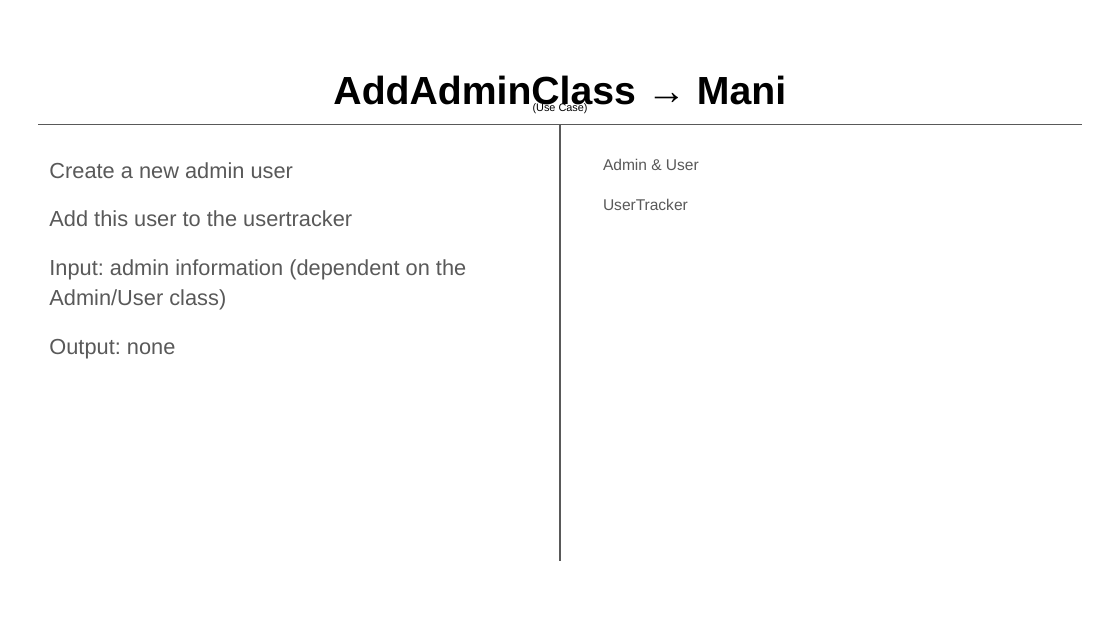
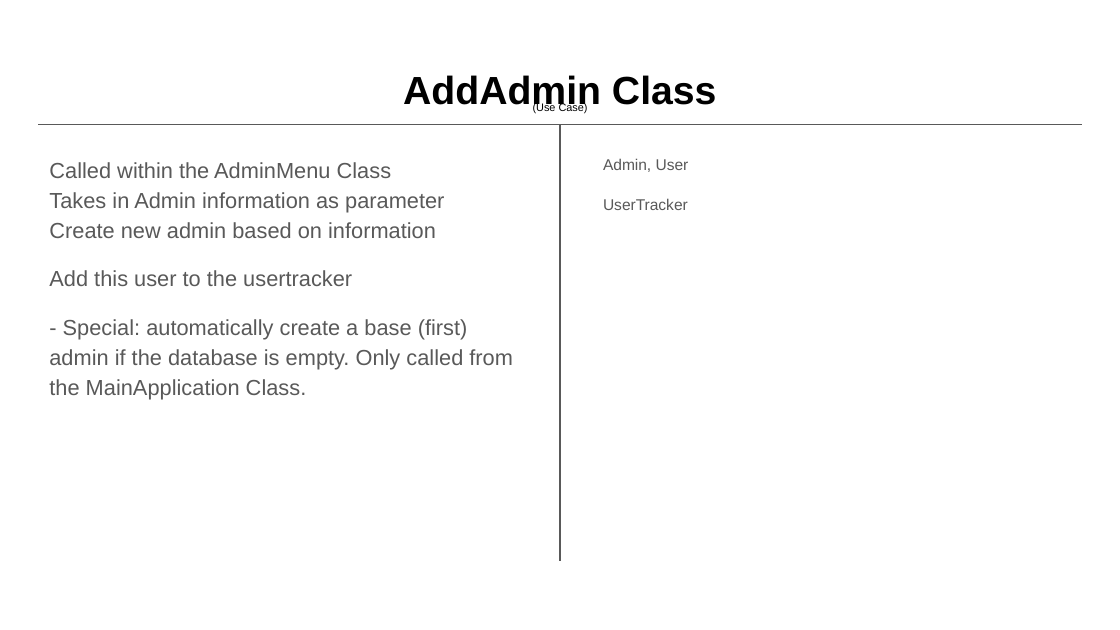
Before and after one commit to hud9925/FlightManager, a slide deck: slide 9 of phase0/CRC Model.pptx (slide 8 before the commit). Drawn at 1120x630 pixels with LibreOffice and Linux fonts; fonts in the diff are those of the drawing. Boxes give left, top, right and bottom in pixels: in the first picture for what was removed or moved away, otherwise in the second. Text is boxed around its words. In the diff, an @@ line names an element or a change of style, - is before the commit and + after.

```diff
--- a/phase0/CRC Model.pptx
+++ b/phase0/CRC Model.pptx
@@ title at box(403, 75, 717, 112): text changed @@
-AddAdminClass → Mani
+AddAdmin Class
@@ text at box(49, 162, 444, 238): text changed @@
-Create a new admin user
+Called within the AdminMenu Class
+Takes in Admin information as parameter
+Create new admin based on information
@@ text at box(603, 158, 689, 172): text changed @@
-Admin & User
+Admin, User
@@ text at box(49, 319, 513, 400): text changed @@
-Input: admin information (dependent on the Admin/User class)
-Output: none
+- Special: automatically create a base (first) admin if the database is empty. Only called from the MainApplication Class.
```
Also in this commit, not shown: 13 other slides changed, 1 slide added.
